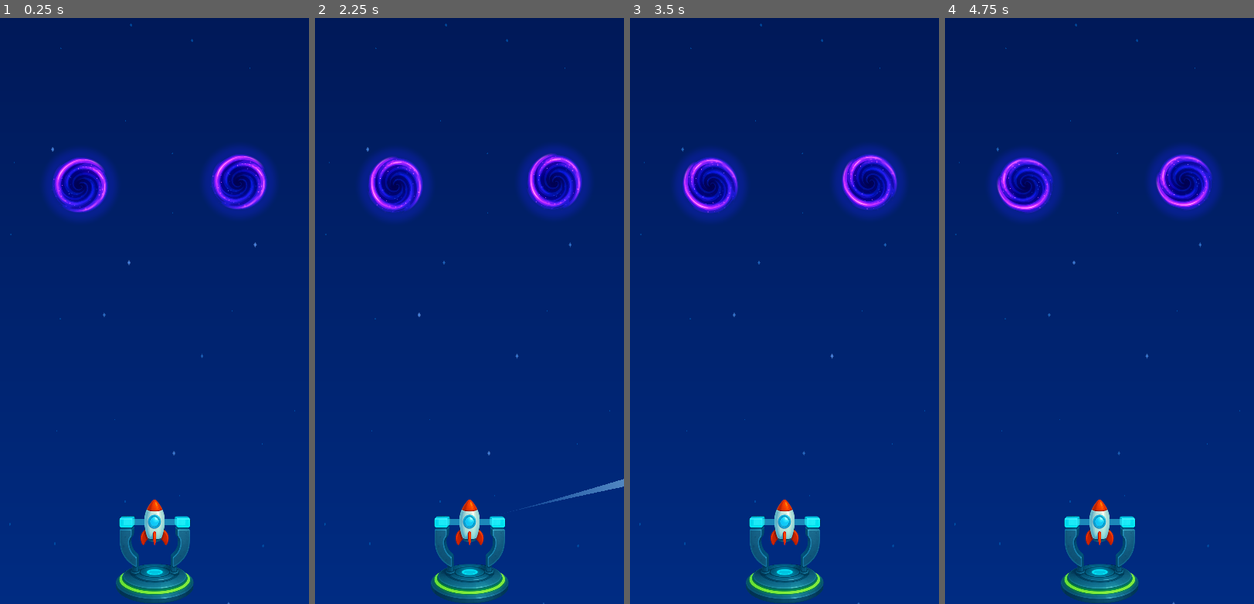
Above: before the commit, frames 1-4 (left to right).
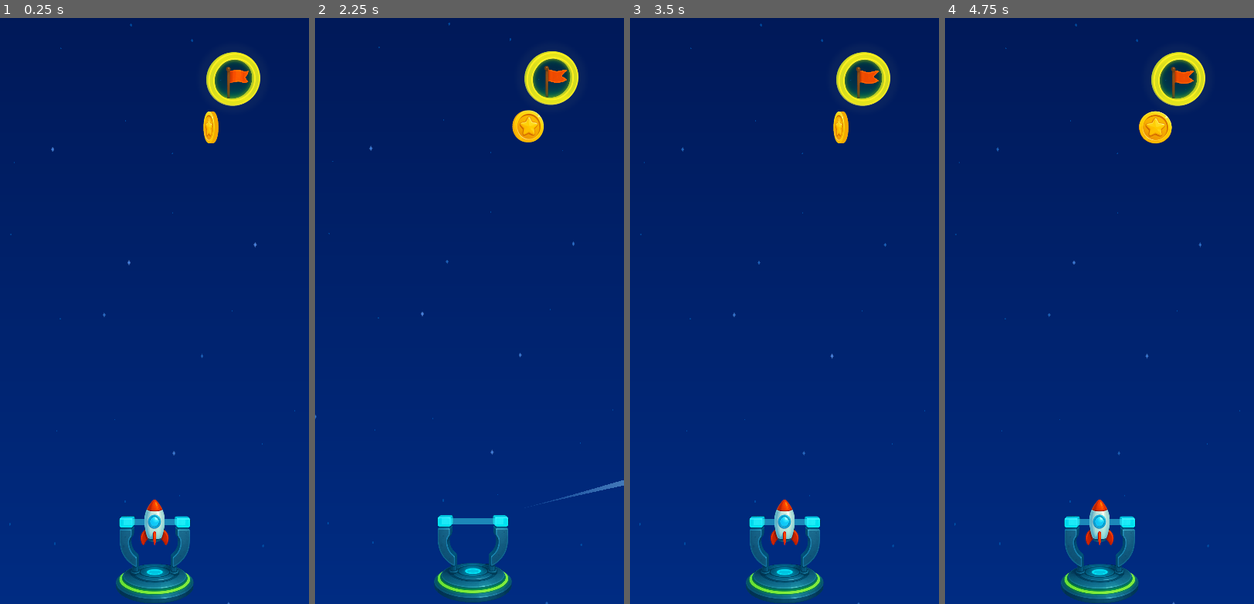
Above: after the commit, the same moments.

Repository: nbarkoch/spacecraft-launcher
Game: Godot game, scene res://scenes/game.tscn
Two runs of this game, one before a commit and one after it. Both use one fixed random seed, a clock stepped at 60 frames per second and the inputs below.
Inputs (mouse positions are in pixels of both pictures, inside the frame that each line leads up to):
- Up to frame 1 (0.25 s): no input
- Up to frame 2 (2.25 s): move the mouse to (469, 568) at 0.52 s; press the mouse at (469, 568) at 0.53 s; move the mouse to (407, 328) at 1.27 s; release the mouse at (407, 328) at 1.28 s; click (407, 328) at 1.35 s; move the mouse to (500, 158) at 2.02 s; press the mouse at (500, 158) at 2.03 s
- Up to frame 3 (3.5 s): move the mouse to (769, 416) at 2.77 s; release the mouse at (769, 416) at 2.78 s; click (769, 416) at 2.85 s
- Up to frame 4 (4.75 s): move the mouse to (1192, 387) at 3.52 s; press the mouse at (1192, 387) at 3.53 s; move the mouse to (1006, 199) at 4.27 s; release the mouse at (1006, 199) at 4.28 s; click (1006, 199) at 4.35 s

The runs differ from the first frame. In frame 1, 5.7% of the frame differs, in the area x 14-89%, y 5-35%; in frame 2, 7.7%, in the area x 0-100%, y 0-100%; in frame 3, 5.7%; in frame 4, 5.9%.

Commit message:
ruined spacecraft

Diff:
--- /dev/null
+++ b/scenes/effects/ruined_spacecraft.tscn
@@ -0,0 +1,82 @@
+[gd_scene load_steps=10 format=3 uid="uid://ddaia32kf3csf"]
+
+[ext_resource type="Texture2D" uid="uid://blhry4m608exd" path="res://sprites/spacecraft_b3.png" id="1_hwnp5"]
+[ext_resource type="Script" path="res://scripts/ruined_spacecraft.gd" id="1_og12y"]
+[ext_resource type="Texture2D" uid="uid://bhmgg1ulb10u1" path="res://sprites/spacecraft_b4.png" id="2_nh5g8"]
+[ext_resource type="Texture2D" uid="uid://i4jfje7iw6e5" path="res://sprites/spacecraft_b1.png" id="3_kr5mf"]
+[ext_resource type="Texture2D" uid="uid://b04wcbywx4r7g" path="res://sprites/spacecraft_b2.png" id="4_r0hwu"]
+
+[sub_resource type="RectangleShape2D" id="RectangleShape2D_bo264"]
+size = Vector2(5.24806, 10.7706)
+
+[sub_resource type="RectangleShape2D" id="RectangleShape2D_1bqtt"]
+size = Vector2(6.39503, 12.9063)
+
+[sub_resource type="RectangleShape2D" id="RectangleShape2D_gtkor"]
+size = Vector2(13.1915, 15.933)
+
+[sub_resource type="RectangleShape2D" id="RectangleShape2D_l55fw"]
+size = Vector2(6.38029, 10.6585)
+
+[node name="RuinedSpacecraft" type="Node2D"]
+script = ExtResource("1_og12y")
+
+[node name="RigidBody2D3" type="RigidBody2D" parent="."]
+position = Vector2(-6, 0)
+rotation = -0.473029
+collision_layer = 4
+
+[node name="CollisionShape2D" type="CollisionShape2D" parent="RigidBody2D3"]
+position = Vector2(-1.40719, -0.813353)
+rotation = 0.524086
+scale = Vector2(1, 1)
+shape = SubResource("RectangleShape2D_bo264")
+
+[node name="Sprite2D" type="Sprite2D" parent="RigidBody2D3"]
+position = Vector2(8, 10)
+scale = Vector2(0.22, 0.22)
+texture = ExtResource("1_hwnp5")
+
+[node name="RigidBody2D4" type="RigidBody2D" parent="."]
+position = Vector2(9, -1)
+rotation = -0.606606
+collision_layer = 4
+
+[node name="CollisionShape2D" type="CollisionShape2D" parent="RigidBody2D4"]
+position = Vector2(-0.570082, 0.821588)
+rotation = 0.605909
+shape = SubResource("RectangleShape2D_1bqtt")
+
+[node name="Sprite2D" type="Sprite2D" parent="RigidBody2D4"]
+position = Vector2(-10, -6)
+scale = Vector2(0.253333, 0.266667)
+texture = ExtResource("2_nh5g8")
+
+[node name="RigidBody2D" type="RigidBody2D" parent="."]
+position = Vector2(-1, 8)
+rotation = -0.469039
+collision_layer = 4
+
+[node name="CollisionShape2D" type="CollisionShape2D" parent="RigidBody2D"]
+position = Vector2(-1, 2)
+rotation = 0.464484
+shape = SubResource("RectangleShape2D_gtkor")
+
+[node name="Sprite2D" type="Sprite2D" parent="RigidBody2D"]
+position = Vector2(2, -1)
+scale = Vector2(0.235, 0.24)
+texture = ExtResource("3_kr5mf")
+
+[node name="RigidBody2D2" type="RigidBody2D" parent="."]
+position = Vector2(0, -6)
+rotation = -0.775959
+collision_layer = 4
+
+[node name="CollisionShape2D" type="CollisionShape2D" parent="RigidBody2D2"]
+rotation = -0.811577
+shape = SubResource("RectangleShape2D_l55fw")
+
+[node name="Sprite2D" type="Sprite2D" parent="RigidBody2D2"]
+position = Vector2(-11, 12)
+scale = Vector2(0.24, 0.216667)
+texture = ExtResource("4_r0hwu")
--- /dev/null
+++ b/scenes/effects/spacecraft_explosion.tscn
@@ -0,0 +1,10 @@
+[gd_scene load_steps=3 format=3 uid="uid://spacecraft_explosion_scene"]
+
+[ext_resource type="Script" path="res://scripts/explosion.gd" id="1_explosion"]
+
+[node name="SpacecraftExplosion" type="Node2D"]
+script = ExtResource("1_explosion")
+explosion_duration = 1.5
+debris_count = 8
+energy_burst_count = 12
+shockwave_enabled = true
--- a/scenes/levels/1.tscn
+++ b/scenes/levels/1.tscn
@@ -1,14 +1,15 @@
-[gd_scene load_steps=3 format=3 uid="uid://b8r63iojc6grm"]
+[gd_scene load_steps=4 format=3 uid="uid://b8r63iojc6grm"]
 
 [ext_resource type="PackedScene" uid="uid://o76834xyqxe0" path="res://scenes/base/level.tscn" id="1_hkupi"]
-[ext_resource type="PackedScene" uid="uid://b6qrsvysawymj" path="res://scenes/elements/portal.tscn" id="2_gli41"]
+[ext_resource type="PackedScene" uid="uid://vvpan4smuxbd" path="res://scenes/elements/target_area.tscn" id="1_l6avl"]
+[ext_resource type="PackedScene" uid="uid://bryh4m50q0dgo" path="res://scenes/pickable/coin.tscn" id="3_44qlg"]
 
 [node name="Level1" type="Node2D"]
 
 [node name="Level" parent="." instance=ExtResource("1_hkupi")]
 
-[node name="Portal" parent="." instance=ExtResource("2_gli41")]
-position = Vector2(55, -73)
+[node name="TargetArea" parent="." instance=ExtResource("1_l6avl")]
+position = Vector2(51, -140)
 
-[node name="Portal2" parent="." instance=ExtResource("2_gli41")]
-position = Vector2(-48, -71)
+[node name="Coin" parent="." instance=ExtResource("3_44qlg")]
+position = Vector2(36, -108)
--- a/scripts/border_game.gd
+++ b/scripts/border_game.gd
@@ -5,5 +5,5 @@
 	pass # Replace with function body.
 
 func _on_body_exited(body):
-	if body is Spacecraft:
+	if body is Spacecraft and not body.freeze:
 		body.destroy()
--- /dev/null
+++ b/scripts/explosion.gd
@@ -0,0 +1,212 @@
+
+extends Node2D
+class_name SpacecraftExplosion
+
+@export_group("Explosion Properties")
+@export var explosion_duration: float = 1.5
+@export var debris_count: int = 8
+@export var energy_burst_count: int = 12
+@export var shockwave_enabled: bool = true
+
+# Particle systems
+var debris_particles: CPUParticles2D
+var energy_particles: CPUParticles2D
+var shockwave_particles: CPUParticles2D
+var ring_effect: RingEffectComponent
+
+# Audio (you can add this later)
+# var explosion_sound: AudioStreamPlayer2D
+
+func _ready():
+	setup_explosion_effects()
+
+func setup_explosion_effects():
+	"""Create all particle systems for the explosion"""
+
+	# Debris particles (spacecraft fragments)
+	debris_particles = CPUParticles2D.new()
+	add_child(debris_particles)
+	setup_debris_particles()
+
+	# Energy burst particles (bright flash)
+	energy_particles = CPUParticles2D.new()
+	add_child(energy_particles)
+	setup_energy_particles()
+
+	# Shockwave particles (expanding ring of small particles)
+	if shockwave_enabled:
+		shockwave_particles = CPUParticles2D.new()
+		add_child(shockwave_particles)
+		setup_shockwave_particles()
+
+	# Ring effect (expanding circle)
+	ring_effect = RingEffectComponent.new()
+	ring_effect.animation_duration = 0.8
+	ring_effect.ring_size = 120.0
+	ring_effect.initial_width = 15.0
+	ring_effect.ring_color = Color(1.0, 0.4, 0.1, 0.8)  # Orange explosion color
+	ring_effect.auto_cleanup = true
+	add_child(ring_effect)
+
+func setup_debris_particles():
+	"""Configure debris/fragment particles"""
+	debris_particles.emitting = false
+	debris_particles.amount = debris_count
+	debris_particles.lifetime = 1.2
+	debris_particles.one_shot = true
+	debris_particles.explosiveness = 1.0
+
+	# Movement
+	debris_particles.direction = Vector2(0, 0)
+	debris_particles.spread = 180.0
+	debris_particles.initial_velocity_min = 50.0
+	debris_particles.initial_velocity_max = 80.0
+	debris_particles.gravity = Vector2(0, 20)  # Slight downward drift
+
+	# Appearance
+	debris_particles.scale_amount_min = 0.3
+	debris_particles.scale_amount_max = 0.8
+
+	# Create a simple square texture for debris
+	var debris_texture = ImageTexture.new()
+	var image = Image.create(4, 4, false, Image.FORMAT_RGBA8)
+	image.fill(Color.GRAY)
+	debris_texture.set_image(image)
+	debris_particles.texture = debris_texture
+
+	# Color variation (gray to dark gray)
+	debris_particles.color = Color(0.8, 0.8, 0.8, 1.0)
+	debris_particles.color_ramp = create_debris_color_ramp()
+
+	# Physics
+	debris_particles.damping_min = 1.0
+	debris_particles.damping_max = 3.0
+
+func setup_energy_particles():
+	"""Configure bright energy burst particles"""
+	energy_particles.emitting = false
+	energy_particles.amount = energy_burst_count
+	energy_particles.lifetime = 0.6
+	energy_particles.one_shot = true
+	energy_particles.explosiveness = 1.0
+
+	# Movement
+	energy_particles.direction = Vector2(0, 0)
+	energy_particles.spread = 180.0
+	energy_particles.initial_velocity_min = 70.0
+	energy_particles.initial_velocity_max = 100.0
+	energy_particles.gravity = Vector2(0, 0)  # No gravity for energy
+
+	# Appearance
+	energy_particles.scale_amount_min = 0.8
+	energy_particles.scale_amount_max = 1.5
+
+	# Bright colors (white to orange to red)
+	energy_particles.color = Color(1.0, 1.0, 1.0, 1.0)
+	energy_particles.color_ramp = create_energy_color_ramp()
+
+	# Physics
+	energy_particles.damping_min = 2.0
+	energy_particles.damping_max = 4.0
+
+func setup_shockwave_particles():
+	"""Configure expanding shockwave particles"""
+	shockwave_particles.emitting = false
+	shockwave_particles.amount = 20
+	shockwave_particles.lifetime = 1.0
+	shockwave_particles.one_shot = true
+	shockwave_particles.explosiveness = 1.0
+
+	# Radial expansion
+	shockwave_particles.direction = Vector2(0, 0)
+	shockwave_particles.spread = 180.0
+	shockwave_particles.initial_velocity_min = 200.0
+	shockwave_particles.initial_velocity_max = 300.0
+	shockwave_particles.gravity = Vector2(0, 0)
+
+	# Small, fast-fading particles
+	shockwave_particles.scale_amount_min = 0.2
+	shockwave_particles.scale_amount_max = 0.5
+
+	# Blue-white energy color
+	shockwave_particles.color = Color(0.6, 0.8, 1.0, 0.8)
+	shockwave_particles.color_ramp = create_shockwave_color_ramp()
+
+	# High damping for quick fade
+	shockwave_particles.damping_min = 3.0
+	shockwave_particles.damping_max = 5.0
+
+func create_debris_color_ramp() -> Gradient:
+	"""Create color gradient for debris particles"""
+	var gradient = Gradient.new()
+	gradient.add_point(0.0, Color(0.9, 0.9, 0.9, 1.0))  # Light gray
+	gradient.add_point(0.3, Color(0.7, 0.6, 0.5, 1.0))  # Brownish
+	gradient.add_point(1.0, Color(0.3, 0.3, 0.3, 0.0))  # Dark, transparent
+	return gradient
+
+func create_energy_color_ramp() -> Gradient:
+	"""Create color gradient for energy particles"""
+	var gradient = Gradient.new()
+	gradient.add_point(0.0, Color(1.0, 1.0, 1.0, 1.0))  # Bright white
+	gradient.add_point(0.2, Color(1.0, 0.8, 0.3, 1.0))  # Yellow-orange
+	gradient.add_point(0.6, Color(1.0, 0.4, 0.1, 0.8))  # Orange
+	gradient.add_point(1.0, Color(0.8, 0.2, 0.0, 0.0))  # Red, transparent
+	return gradient
+
+func create_shockwave_color_ramp() -> Gradient:
+	"""Create color gradient for shockwave particles"""
+	var gradient = Gradient.new()
+	gradient.add_point(0.0, Color(0.8, 0.9, 1.0, 0.9))  # Bright blue-white
+	gradient.add_point(0.4, Color(0.4, 0.6, 1.0, 0.6))  # Blue
+	gradient.add_point(1.0, Color(0.2, 0.3, 0.8, 0.0))  # Dark blue, transparent
+	return gradient
+
+func trigger_explosion():
+	"""Start the explosion effect"""
+	# Trigger all particle systems
+	debris_particles.restart()
+	energy_particles.restart()
+
+	if shockwave_enabled and shockwave_particles:
+		shockwave_particles.restart()
+
+	# Trigger ring effect
+	if ring_effect:
+		ring_effect.trigger()
+
+	# Add screen shake effect (optional)
+	add_screen_shake()
+
+	# Clean up after explosion is complete
+	await get_tree().create_timer(explosion_duration).timeout
+	queue_free()
+
+func add_screen_shake():
+	"""Add a subtle screen shake effect"""
+	var camera = get_viewport().get_camera_2d()
+	if not camera:
+		return
+
+	var original_offset = camera.offset
+	var shake_tween = create_tween()
+
+	# Quick shake sequence
+	for i in range(6):
+		var shake_amount = 3.0 * (1.0 - i / 6.0)  # Decreasing intensity
+		var random_offset = Vector2(
+			randf_range(-shake_amount, shake_amount),
+			randf_range(-shake_amount, shake_amount)
+		)
+		shake_tween.tween_property(camera, "offset", original_offset + random_offset, 0.05)
+
+	# Return to original position
+	shake_tween.tween_property(camera, "offset", original_offset, 0.1)
+
+# Static method to create explosion at a position
+static func create_explosion_at(position: Vector2, parent: Node) -> SpacecraftExplosion:
+	"""Create an explosion at the specified position"""
+	var explosion = SpacecraftExplosion.new()
+	parent.add_child(explosion)
+	explosion.global_position = position
+	explosion.trigger_explosion()
+	return explosion
--- /dev/null
+++ b/scripts/ruined_spacecraft.gd
@@ -0,0 +1,177 @@
+# scripts/ruined_spacecraft.gd
+extends Node2D
+class_name RuinedSpacecraft
+
+@export_group("Debris Physics")
+@export var explosion_force_min: float = 5.0
+@export var explosion_force_max: float = 20.0
+@export var angular_velocity_min: float = -2.0
+@export var angular_velocity_max: float = 2.0
+@export var debris_lifetime: float = 8.0
+@export var fade_duration: float = 2.0
+
+# Internal variables
+var debris_parts: Array[RigidBody2D] = []
+var is_exploded: bool = false
+
+func _ready():
+	# Collect all debris parts
+	collect_debris_parts()
+
+	# Set up collision layer (layer 4 as specified)
+	setup_collision_layers()
+
+	# Don't explode automatically - wait for trigger
+	pass
+
+func collect_debris_parts():
+	"""Find all RigidBody2D children that represent debris pieces"""
+	debris_parts.clear()
+
+	for child in get_children():
+		if child is RigidBody2D:
+			debris_parts.append(child)
+
+			# Ensure they start frozen until explosion
+			child.freeze = true
+			child.gravity_scale = 0.0  # Space has no gravity
+			child.linear_damp = 0.1    # Very light damping for space
+			child.angular_damp = 0.05  # Minimal angular damping
+
+func setup_collision_layers():
+	"""Set all debris parts to collision layer 4"""
+	for part in debris_parts:
+		part.collision_layer = 4
+		part.collision_mask = 0  # Don't collide with anything initially
+
+func explode_debris():
+	"""Trigger the debris explosion effect"""
+	if is_exploded:
+		return
+
+	is_exploded = true
+
+	# Calculate center point for explosion
+	var explosion_center = global_position
+
+	# Apply forces to each debris part
+	for part in debris_parts:
+		if not part or not is_instance_valid(part):
+			continue
+
+		# Unfreeze the part
+		part.freeze = false
+
+		# Calculate direction from center to this part
+		var direction = (part.global_position - explosion_center).normalized()
+
+		# Add some randomness to the direction
+		var random_angle = randf_range(-0.3, 0.3)  # ±17 degrees
+		direction = direction.rotated(random_angle)
+
+		# Calculate random force magnitude
+		var force_magnitude = randf_range(explosion_force_min, explosion_force_max)
+		var explosion_force = direction * force_magnitude
+
+		# Apply the explosion force
+		part.apply_central_impulse(explosion_force)
+
+		# Add random rotation
+		var angular_vel = randf_range(angular_velocity_min, angular_velocity_max)
+		part.angular_velocity = angular_vel
+
+		# Optional: slight variation in damping for more realistic movement
+		part.linear_damp = randf_range(0.05, 0.15)
+		part.angular_damp = randf_range(0.02, 0.08)
+
+	# Start cleanup timer
+	start_cleanup_sequence()
+
+func start_cleanup_sequence():
+	"""Start the cleanup process after debris has been visible for a while"""
+	# Wait for debris to float around
+	await get_tree().create_timer(debris_lifetime - fade_duration).timeout
+
+	# Start fading out the debris
+	fade_out_debris()
+
+	# Clean up after fade is complete
+	await get_tree().create_timer(fade_duration).timeout
+	queue_free()
+
+func fade_out_debris():
+	"""Gradually fade out all debris parts"""
+	var fade_tween = create_tween()
+	fade_tween.set_parallel(true)  # Allow multiple parts to fade simultaneously
+
+	for part in debris_parts:
+		if not part or not is_instance_valid(part):
+			continue
+
+		# Find the sprite in this part
+		var sprite = find_sprite_in_part(part)
+		if sprite:
+			fade_tween.tween_property(sprite, "modulate", Color(1, 1, 1, 0), fade_duration)
+
+func find_sprite_in_part(part: RigidBody2D) -> Node:
+	"""Find the Sprite2D node in a debris part"""
+	for child in part.get_children():
+		if child is Sprite2D:
+			return child
+	return null
+
+# Static method to create ruined spacecraft at explosion site
+static func create_at_position(position: Vector2, parent: Node, rotation: float) -> RuinedSpacecraft:
+	"""Create ruined spacecraft debris at the specified position"""
+	# Load the ruined spacecraft scene
+	var ruined_scene = preload("res://scenes/effects/ruined_spacecraft.tscn")
+	var ruined_instance = ruined_scene.instantiate() as RuinedSpacecraft
+
+	# Add to scene
+	parent.add_child(ruined_instance)
+	ruined_instance.global_position = position
+	ruined_instance.rotation = rotation
+
+	# Trigger explosion immediately
+	ruined_instance.explode_debris()
+
+	return ruined_instance
+
+# Alternative static method with custom parameters
+static func create_with_settings(position: Vector2, parent: Node, force_min: float = 50.0, force_max: float = 120.0, lifetime: float = 8.0) -> RuinedSpacecraft:
+	"""Create ruined spacecraft with custom explosion settings"""
+	var ruined_instance = create_at_position(position, parent, 0)
+
+	# Override default settings
+	ruined_instance.explosion_force_min = force_min
+	ruined_instance.explosion_force_max = force_max
+	ruined_instance.debris_lifetime = lifetime
+
+	return ruined_instance
+
+# Method to manually trigger explosion (if you want delayed explosion)
+func trigger_explosion():
+	"""Manually trigger the debris explosion"""
+	explode_debris()
+
+# Method to change debris behavior after creation
+func set_debris_collision_mask(mask: int):
+	"""Change what the debris can collide with"""
+	for part in debris_parts:
+		if part and is_instance_valid(part):
+			part.collision_mask = mask
+
+# Method to apply additional forces (like from nearby explosions)
+func apply_external_force(force: Vector2, position: Vector2 = global_position):
+	"""Apply additional force to all debris parts (useful for chain reactions)"""
+	for part in debris_parts:
+		if not part or not is_instance_valid(part) or part.freeze:
+			continue
+
+		# Calculate direction and distance-based force
+		var direction = (part.global_position - position).normalized()
+		var distance = part.global_position.distance_to(position)
+		var force_factor = 1.0 / max(distance * 0.01, 1.0)  # Weaker at distance
+
+		var applied_force = direction * force.length() * force_factor
+		part.apply_central_impulse(applied_force)
--- a/scripts/spacecraft.gd
+++ b/scripts/spacecraft.gd
@@ -74,7 +74,25 @@
 
 func destroy():
 	"""Destroy spacecraft when it hits a planet"""
-	print("Spacecraft destroyed!")
+
+	var explosion_position = global_position
+	var scene_parent = get_tree().current_scene
+
+	# Create explosion effect
+	SpacecraftExplosion.create_explosion_at(explosion_position, scene_parent)
+
+	# Create debris with slight delay to sync with explosion
+	await get_tree().create_timer(0.1).timeout
+	RuinedSpacecraft.create_at_position(explosion_position, scene_parent, rotation)
+
+	visible = false
+
+	# Stop physics
+	freeze = true
+	linear_velocity = Vector2.ZERO
+
+	# Wait a moment before calling level failed to let explosion play
+	await get_tree().create_timer(0.3).timeout
 	LevelManager.level_failed()
 
 var debug_label: Label
@@ -146,3 +164,4 @@
 	linear_velocity = Vector2.ZERO
 	angular_velocity = 0.0
 	is_dead = false
+	visible = true
--- a/scripts/target_area.gd
+++ b/scripts/target_area.gd
@@ -14,6 +14,7 @@
 		capture_spacecraft(body)
 		$AnimationPlayer.play("enter")
 		LevelManager.level_completed()
+
 
 func capture_spacecraft(spacecraft: Spacecraft):
 	# Stop spacecraft movement immediately
